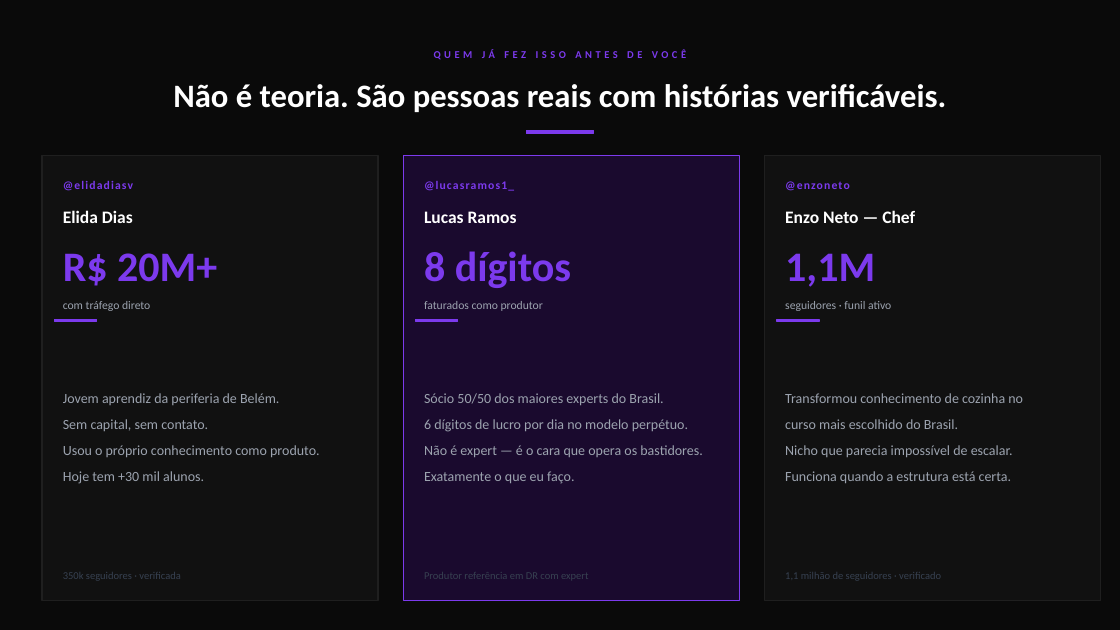
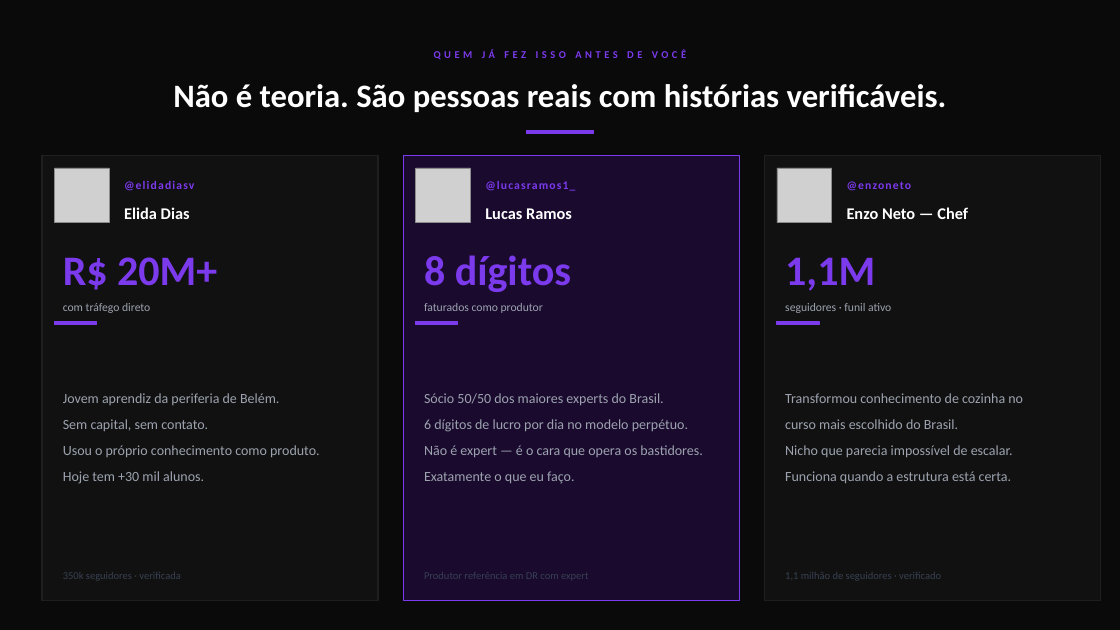
Before and after one commit to okauarodriguez-dotcom/grupoaura, a slide deck: slide 7 of operacoes/apresentacoes/monica/Pitch-Monica.pptx (slide 6 before the commit). Drawn at 1120x630 pixels with LibreOffice and Linux fonts; fonts in the diff are those of the drawing; grey boxes stand for pictures. Boxes give left, top, right and bottom in pixels: in the first picture for what was removed or moved away, otherwise in the second. Text is boxed around its words. In the diff, an @@ line names an element or a change of style, - is before the commit and + after.

```diff
--- a/operacoes/apresentacoes/monica/Pitch-Monica.pptx
+++ b/operacoes/apresentacoes/monica/Pitch-Monica.pptx
@@ picture added at [55,168,109,223] @@
@@ text "@elidadiasv" rewrapped from [55,172,365,197] to [124,180,194,191] @@
@@ picture added at [416,168,471,223] @@
@@ text "@lucasramos1_" rewrapped from [416,172,727,197] to [477,172,729,197] @@
@@ picture added at [777,168,832,223] @@
@@ text "@enzoneto": place and size @@
-text "@enzoneto" at [785,181,850,191]
+text "@enzoneto" at [847,181,912,191]
@@ text "Elida Dias": place and size @@
-text "Elida Dias" at [63,210,133,223]
+text "Elida Dias" at [124,207,190,219]
@@ text "Lucas Ramos": place and size @@
-text "Lucas Ramos" at [424,211,517,223]
+text "Lucas Ramos" at [485,208,572,219]
@@ size 15 to 14 pt in 3 elements at [124,207,190,219], [485,208,572,219], [847,207,968,219] @@
@@ text "Enzo Neto — Chef": place and size @@
-text "Enzo Neto — Chef" at [785,210,915,223]
+text "Enzo Neto — Chef" at [847,207,968,219]
@@ 3 texts: place and size @@
-3 texts at [63,251,875,288]
+3 texts at [63,255,875,292]
```
Also in this commit, not shown: 3 other slides changed, 3 slides added, 3 slides removed, 6 other files.
